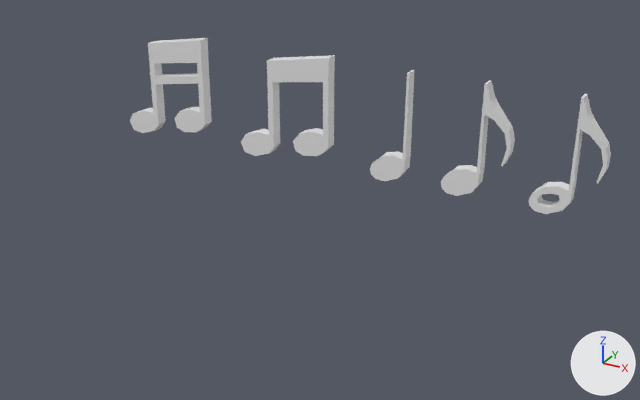
The Blender file Working Files/Blender/MusicNotes.blend as it was, and as the next commit left it.
Rendered twice from a 50 mm camera at (8.42, -17.92, 5.66) aimed at (0.89, -4.23, -1.19). Arrows for +X, +Y and +Z are at lower right; the lights stay in place.

Objects in the first picture: 'DoubleDoubleNote', 'DoubleNote', 'SignleNote', 'SingleNoteEmpty', 'SingleNoteNoTail'.
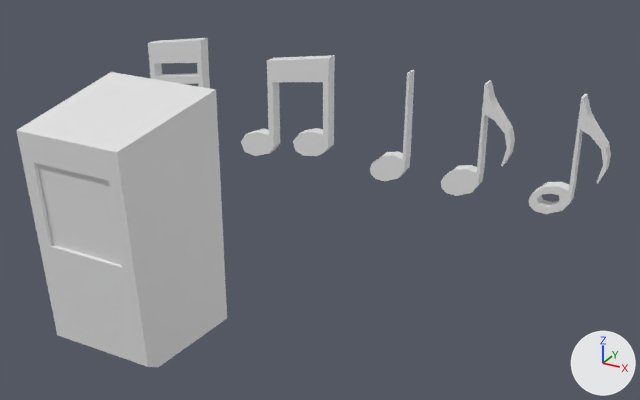
The change, as a list of edits to the scene's bpy script:
```text
Add me_cube_006:
    me_cube_006.from_pydata(...)  # 112 vertices, 95 faces; spans x -1.0..1.0, y -1.12..1.0, z -1.0..0.95
Add ob_cube:
    ob_cube = bpy.data.objects.new('Cube', me_cube_006)
    ob_cube.location = (0.0, -8.6, 0.0)
    ob_cube.scale = (1.0, 1.0, 2.0)
```

Location of each change, (x1, y1, x2, y2) in pixels of the pictures (640 x 400 px):
'Cube', added
    after: (16, 72, 227, 367)
